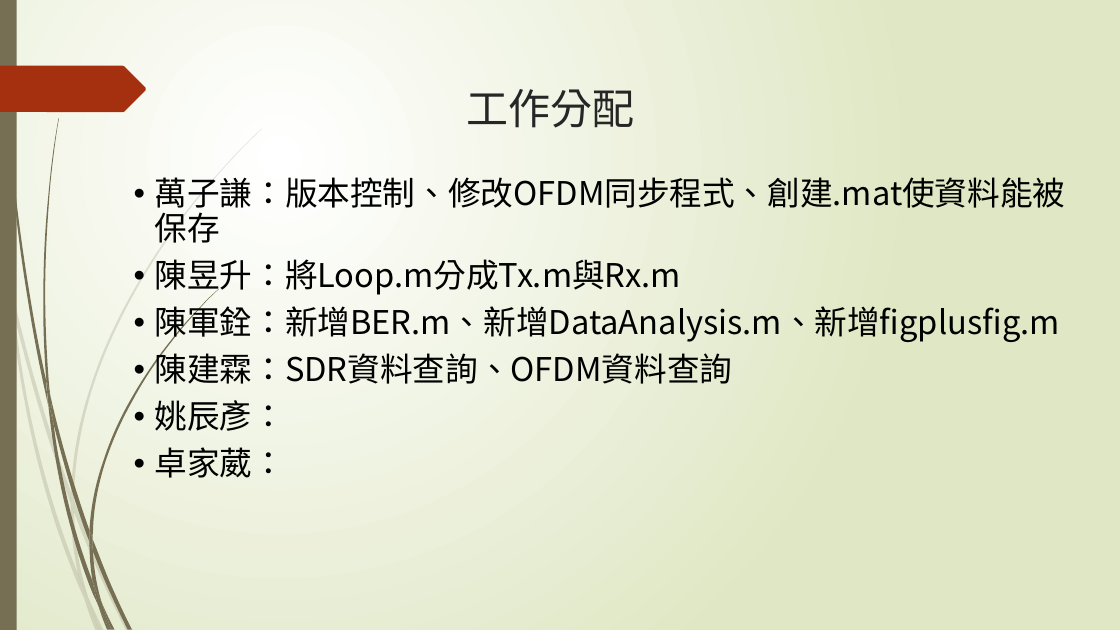
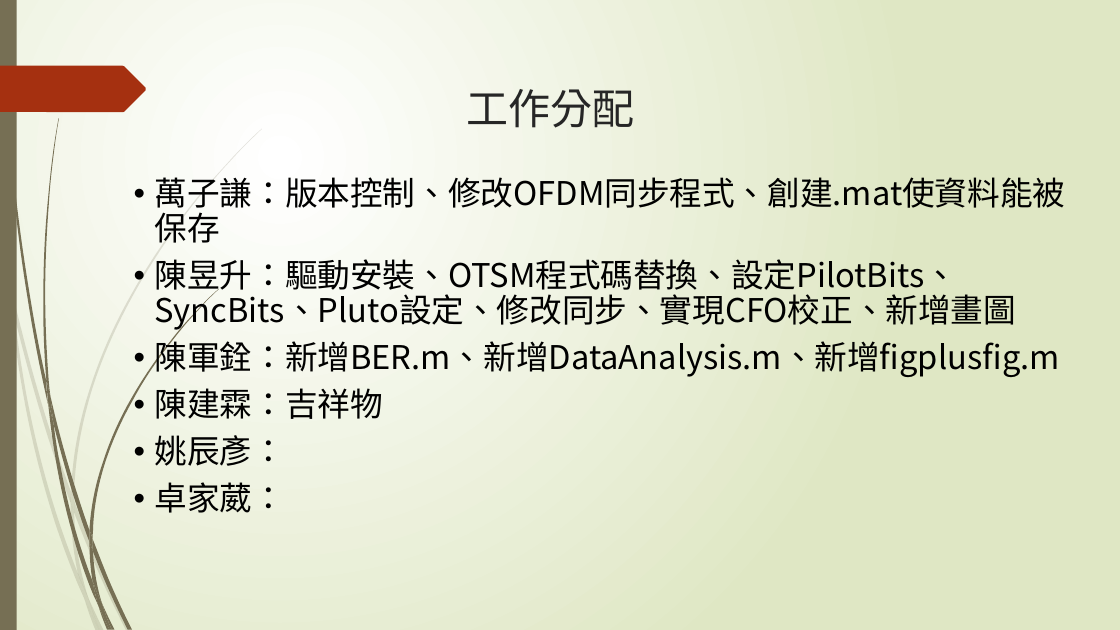
Before and after one commit to NIUWCSP/OTSM, a slide deck: slide 11 of report/以SDR實現OTSM通訊技術.pptx. Drawn at 1120x630 pixels with LibreOffice and Linux fonts; fonts in the diff are those of the drawing. Boxes give left, top, right and bottom in pixels: in the first picture for what was removed or moved away, otherwise in the second. Text is boxed around its words. In the diff, an @@ line names an element or a change of style, - is before the commit and + after.

Commit message:
PPT製作

```diff
--- a/report/以SDR實現OTSM通訊技術.pptx
+++ b/report/以SDR實現OTSM通訊技術.pptx
@@ text at [155,259,1017,331]: text changed @@
-• 陳昱升：將Loop.m分成Tx.m與Rx.m
+• 陳昱升：驅動安裝、OTSM程式碼替換、設定PilotBits、SyncBits、Pluto設定、修改同步、實現CFO校正、新增畫圖
@@ text at [155,388,383,419]: text changed @@
-• 陳建霖：SDR資料查詢、OFDM資料查詢
+• 陳建霖：吉祥物
```
